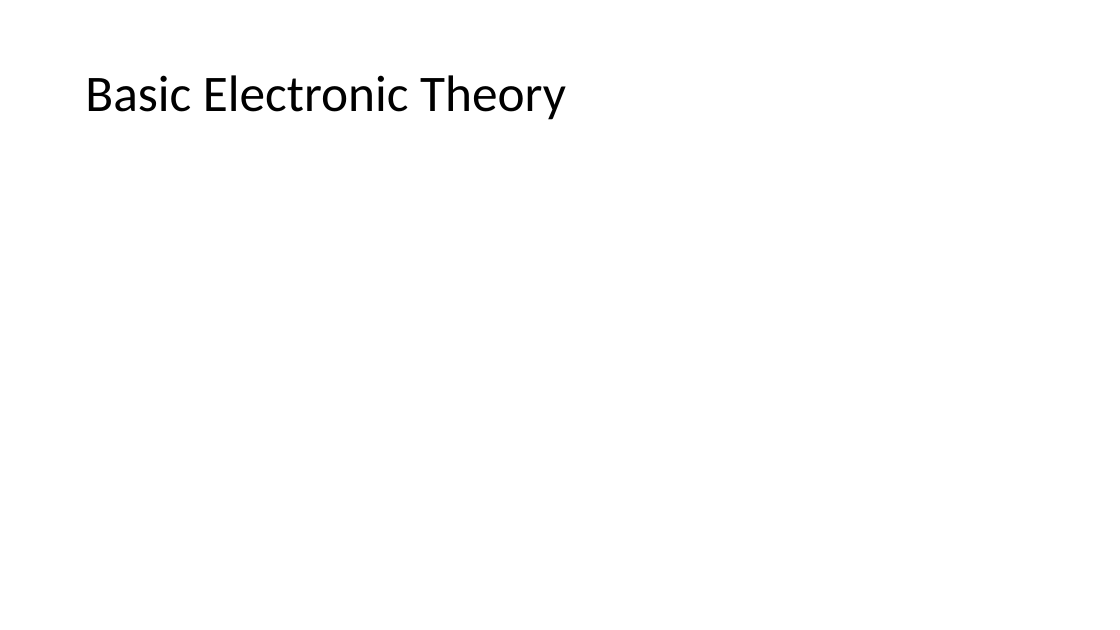
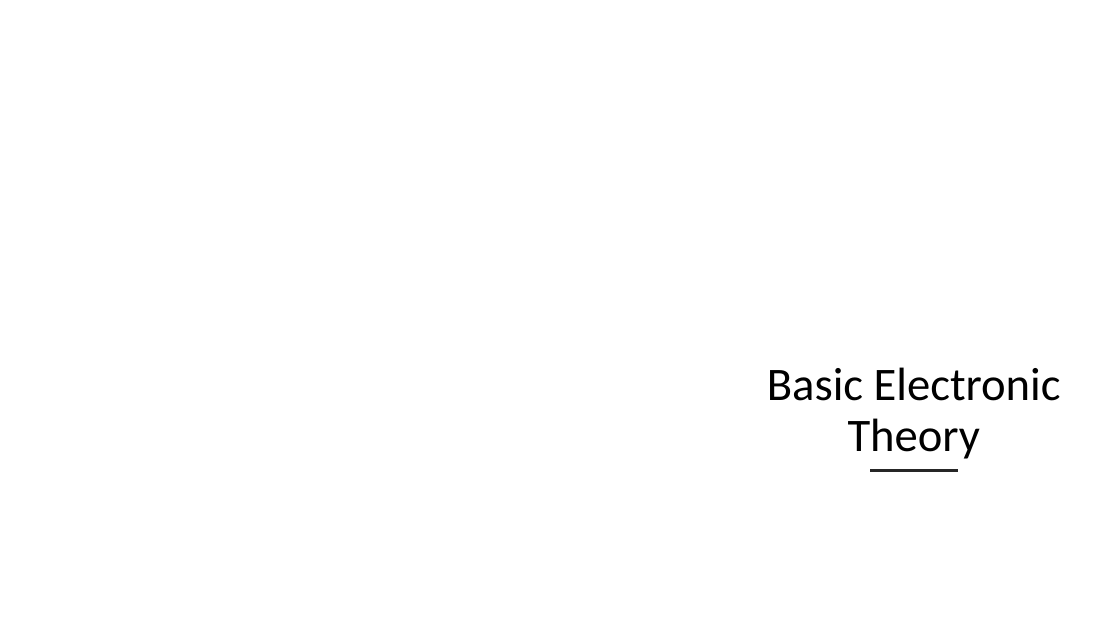
Before and after one commit to fxwalsh/project-2-2023, a slide deck: slide 1 of topic03/talk1/talk1 [Autosaved].pptx. Drawn at 1120x630 pixels with LibreOffice and Linux fonts; fonts in the diff are those of the drawing; background and template pictures are left out. Boxes give left, top, right and bottom in pixels: in the first picture for what was removed or moved away, otherwise in the second. Text is boxed around its words. In the diff, an @@ line names an element or a change of style, - is before the commit and + after.

```diff
--- a/topic03/talk1/talk1 [Autosaved].pptx
+++ b/topic03/talk1/talk1 [Autosaved].pptx
@@ freeform shape added at bbox=[688, 209, 1120, 630], fill #FFFFFF at 70% opacity @@
@@ title "Basic Electronic Theory": place and size @@
-title "Basic Electronic Theory" at bbox=[85, 75, 566, 120]
+title "Basic Electronic Theory" at bbox=[767, 367, 1061, 459]
@@ title "Basic Electronic Theory" at bbox=[767, 367, 1061, 459]: size 44 to 40 pt; alignment left to centre; vertical alignment middle to bottom @@
@@ line added from (871, 471) to (957, 471), #262626 2 pt @@
```
Also in this commit, not shown: 13 other files.
